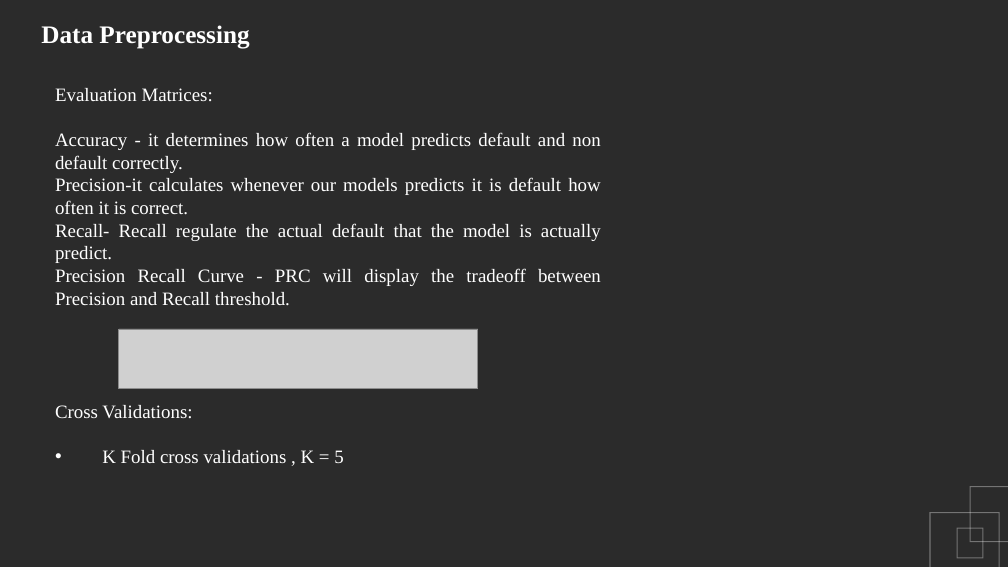
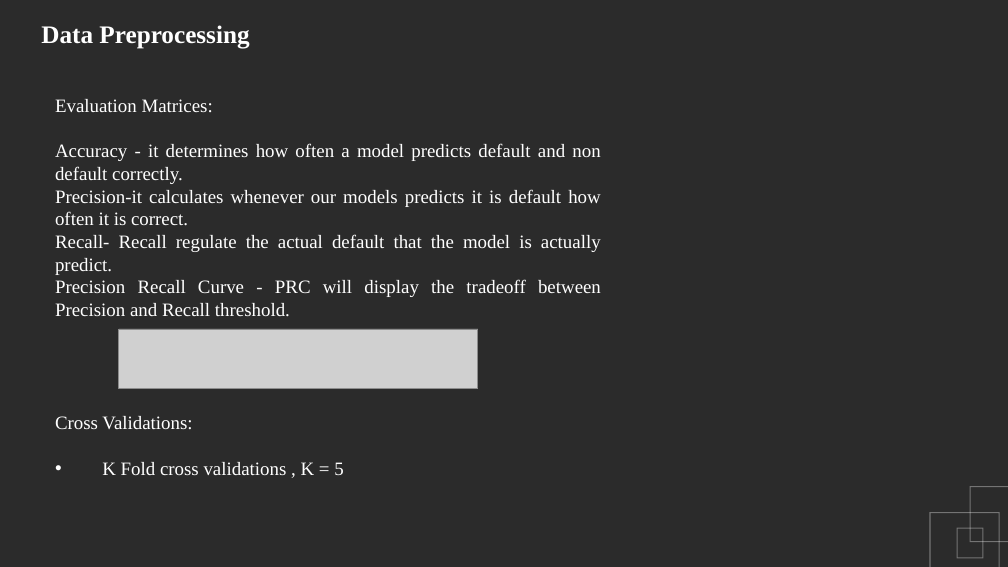
Before and after one commit to Sinchana2/RatingsPrediction, a slide deck: slide 24 of Ratings PPT.pptx. Drawn at 1008x567 pixels with LibreOffice and Linux fonts; fonts in the diff are those of the drawing; grey boxes stand for pictures; background and template pictures are left out; a plain dark background stands for a picture behind light text. Boxes give left, top, right and bottom in pixels: in the first picture for what was removed or moved away, otherwise in the second. Text is boxed around its words. In the diff, an @@ line names an element or a change of style, - is before the commit and + after.

```diff
--- a/Ratings PPT.pptx
+++ b/Ratings PPT.pptx
@@ text "Evaluation Matrices:": place and size @@
-text "Evaluation Matrices:" at (55,88,601,463)
+text "Evaluation Matrices:" at (55,99,601,475)
```
Also in this commit, not shown: 1 other slide changed.
